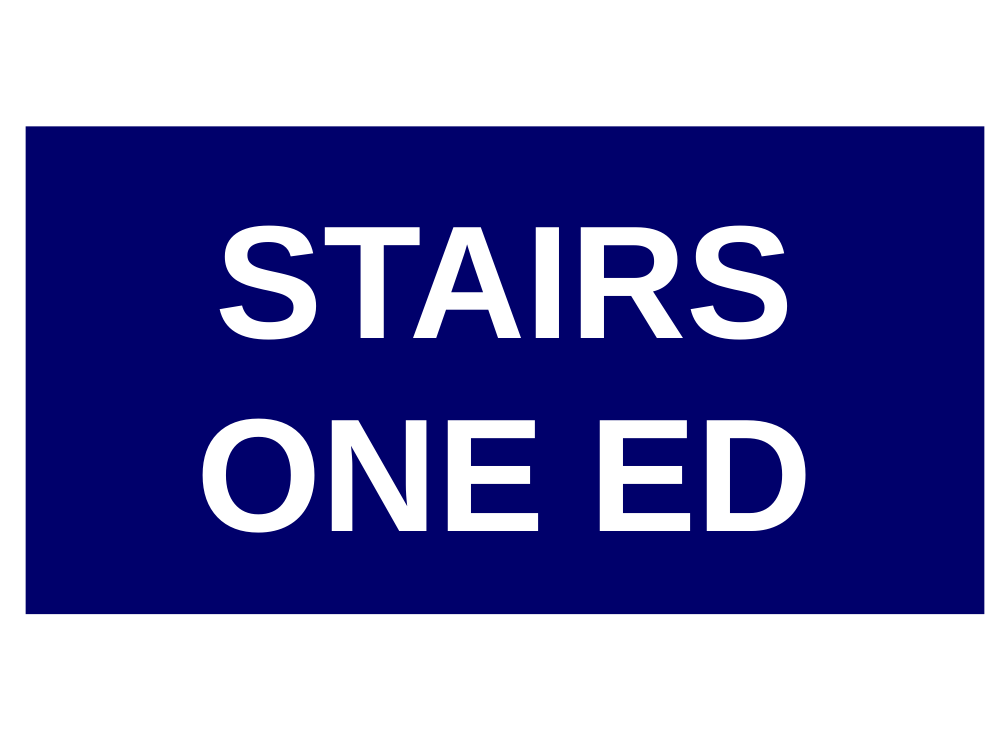
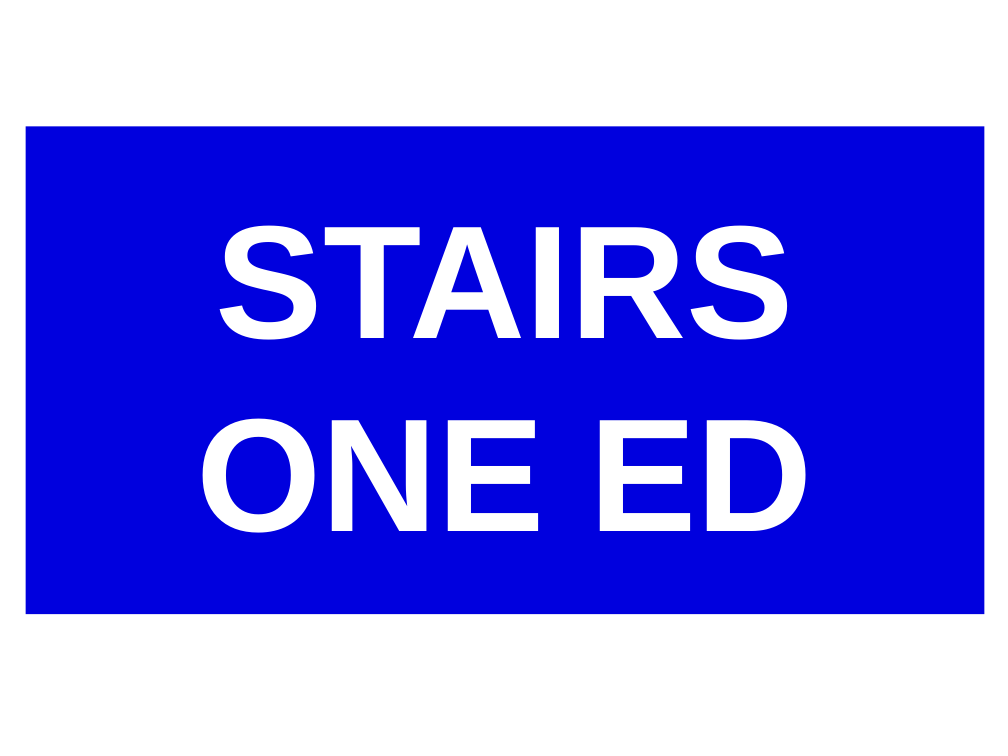
Before and after one commit to easyNav/easyNav-gears2, a slide deck: slide 31 of Cruncher/blue.pptx. Drawn at 1008x756 pixels with LibreOffice and Linux fonts; fonts in the diff are those of the drawing. Boxes give left, top, right and bottom in pixels: in the first picture for what was removed or moved away, otherwise in the second. Text is boxed around its words. In the diff, an @@ line names an element or a change of style, - is before the commit and + after.

```diff
--- a/Cruncher/blue.pptx
+++ b/Cruncher/blue.pptx
@@ rectangle "STAIRS" at (x1=25, y1=126, x2=984, y2=614): fill #00006B to #0000DE @@
```
Also in this commit, not shown: 32 other slides changed, 3 slides added, 3 other files.
